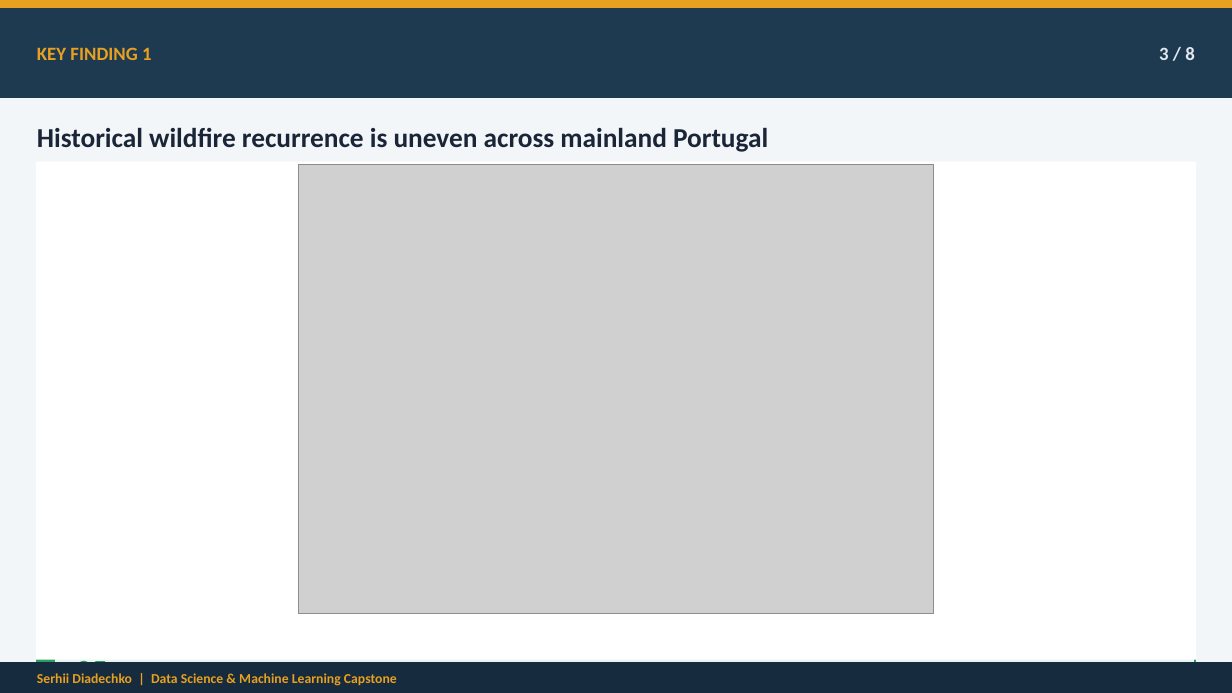
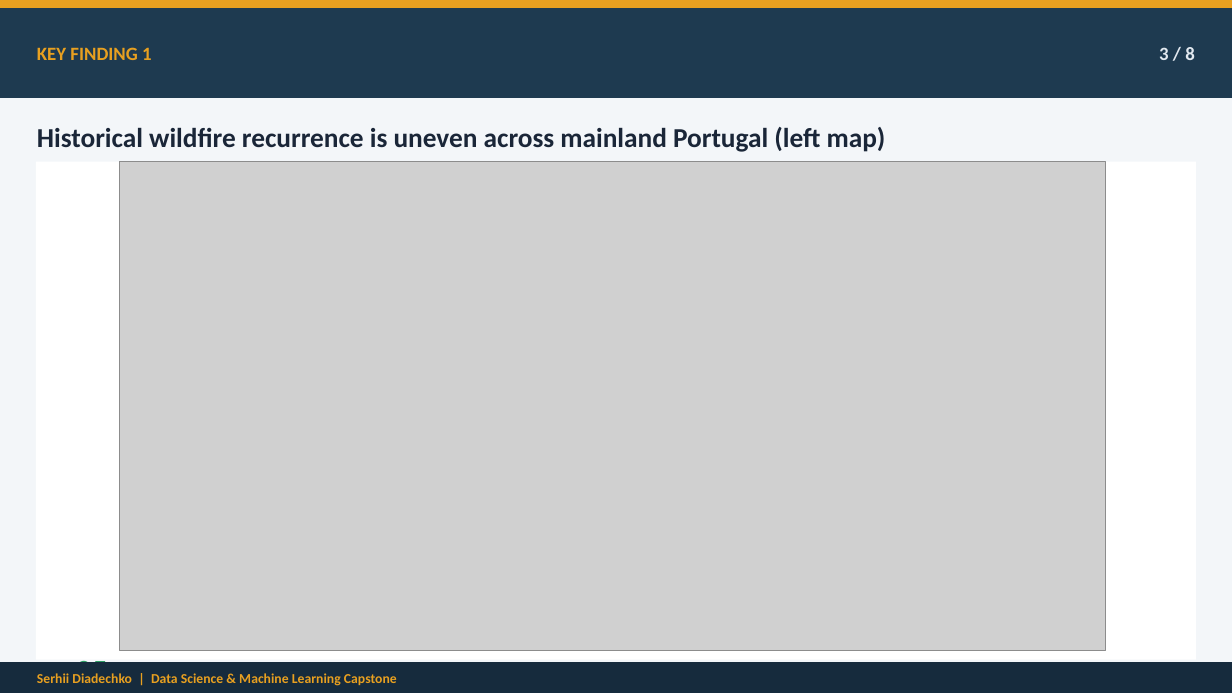
Before and after one commit to serhii-diadechko-git/wildfire_property_screening_portugal, a slide deck: slide 3 of reports/presentation/wildfire_exposure_screening_capstone_final.pptx. Drawn at 1232x693 pixels with LibreOffice and Linux fonts; fonts in the diff are those of the drawing; grey boxes stand for pictures. Boxes give left, top, right and bottom in pixels: in the first picture for what was removed or moved away, otherwise in the second. Text is boxed around its words. In the diff, an @@ line names an element or a change of style, - is before the commit and + after.

```diff
--- a/reports/presentation/wildfire_exposure_screening_capstone_final.pptx
+++ b/reports/presentation/wildfire_exposure_screening_capstone_final.pptx
@@ text at bbox=[37, 127, 886, 152]: text changed @@
-Historical wildfire recurrence is uneven across mainland Portugal
+Historical wildfire recurrence is uneven across mainland Portugal (left map)
@@ picture: place and size @@
-picture at bbox=[298, 164, 934, 614]
+picture at bbox=[120, 161, 1105, 650]
@@ rectangle removed at bbox=[37, 618, 1195, 693] @@
@@ rectangle removed at bbox=[37, 618, 54, 693] @@
@@ text added at bbox=[126, 650, 238, 658], 10 pt, text #1A2638, bold @@
+Going over time
```
Also in this commit, not shown: 5 other slides changed, 2 slides added, 4 slides removed, 2 other files.
